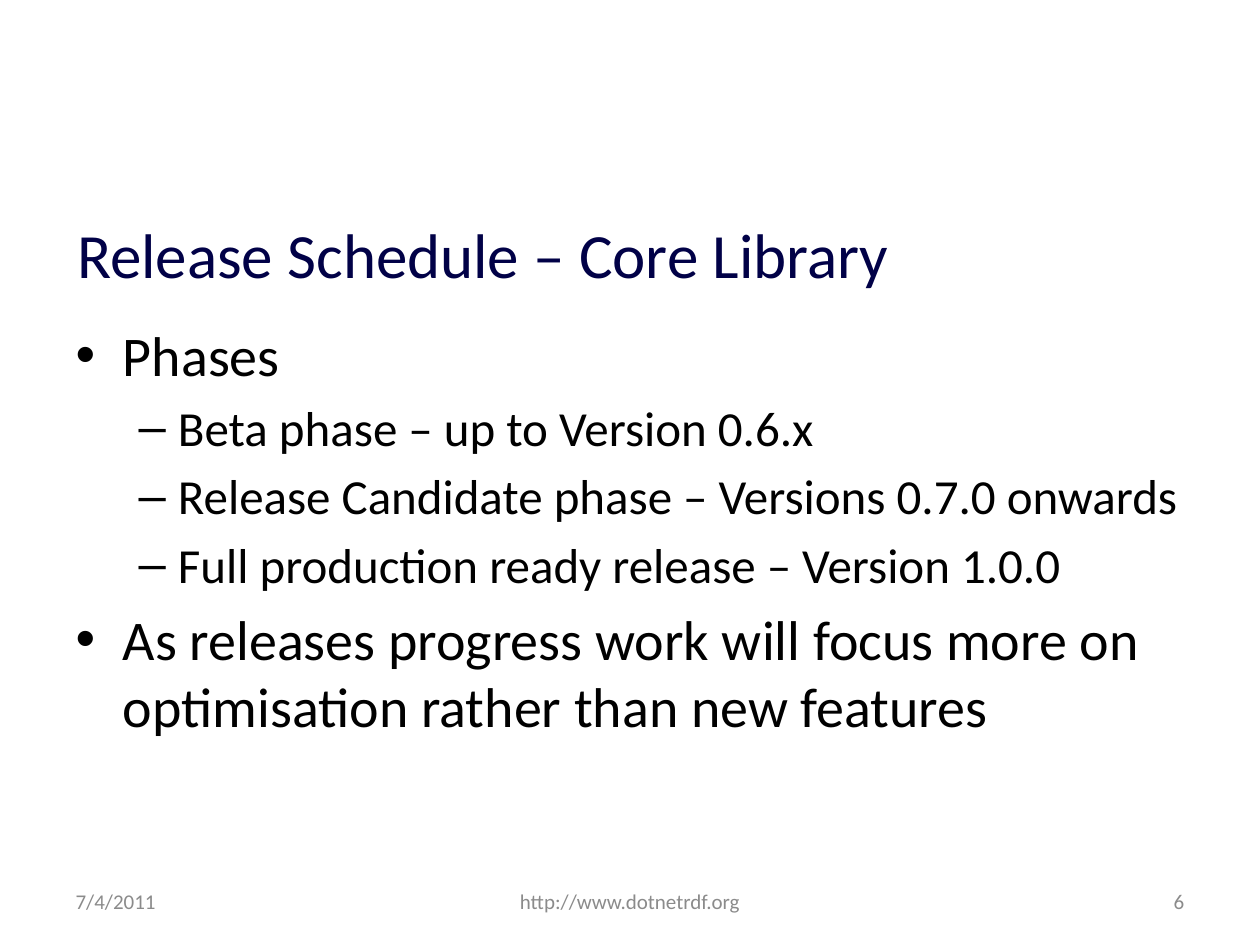
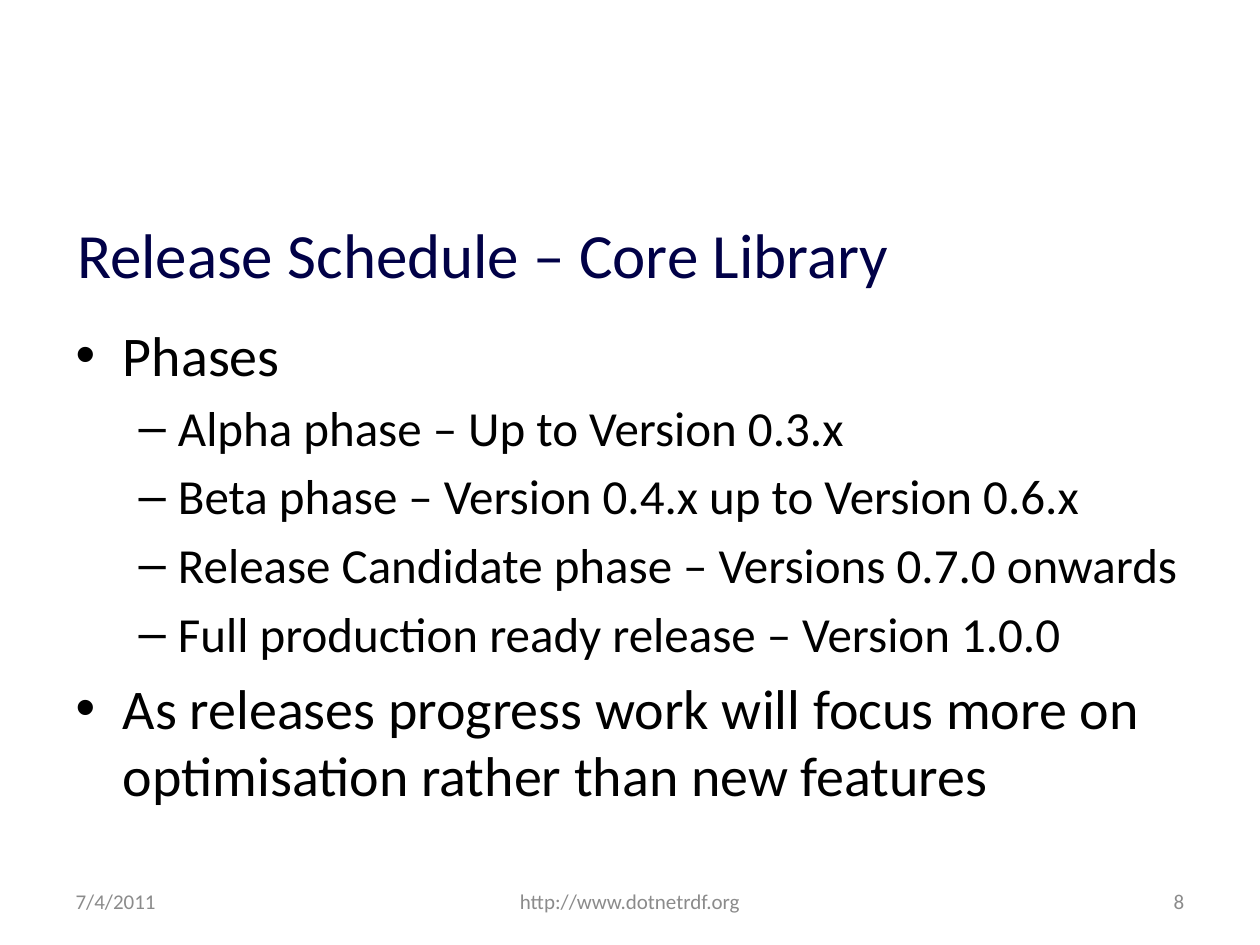
Before and after one commit to JohnGoldsmith/dotnetrdf-wiki, a slide deck: slide 8 of Slides/Roadmap.pptx (slide 6 before the commit). Drawn at 1260x945 pixels with LibreOffice and Linux fonts; fonts in the diff are those of the drawing; background and template pictures are left out. Boxes give left, top, right and bottom in pixels: in the first picture for what was removed or moved away, otherwise in the second. Text is boxed around its words. In the diff, an @@ line names an element or a change of style, - is before the commit and + after.

```diff
--- a/Slides/Roadmap.pptx
+++ b/Slides/Roadmap.pptx
@@ text at (x1=178, y1=412, x2=1079, y2=522): text changed @@
-  – Beta phase – up to Version 0.6.x
+  – Alpha phase – Up to Version 0.3.x
+  – Beta phase – Version 0.4.x up to Version 0.6.x
@@ page number at (x1=1174, y1=895, x2=1185, y2=909): text changed @@
-6
+8
```
Also in this commit, not shown: 5 other slides changed, 2 slides added.
